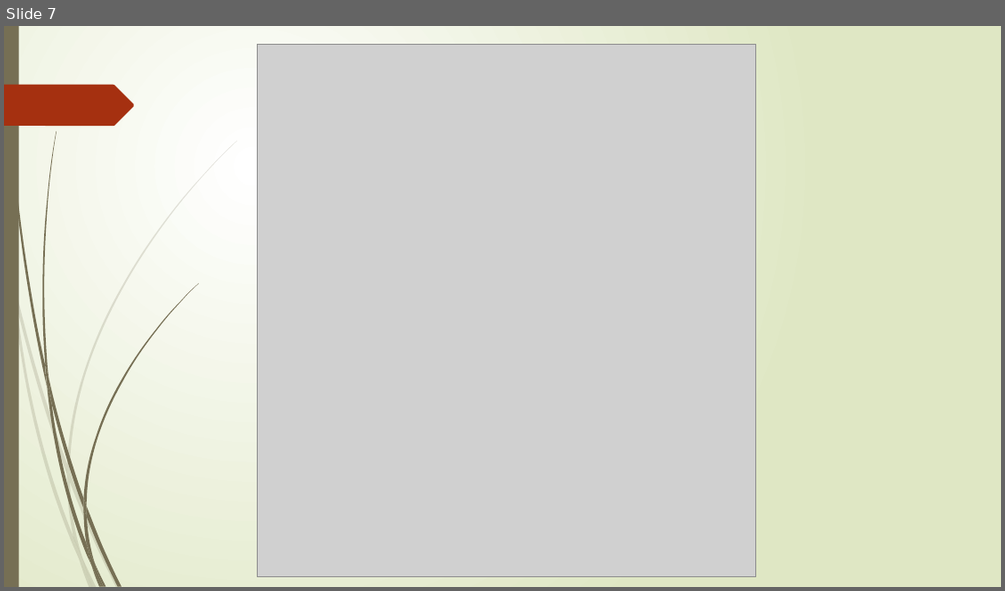
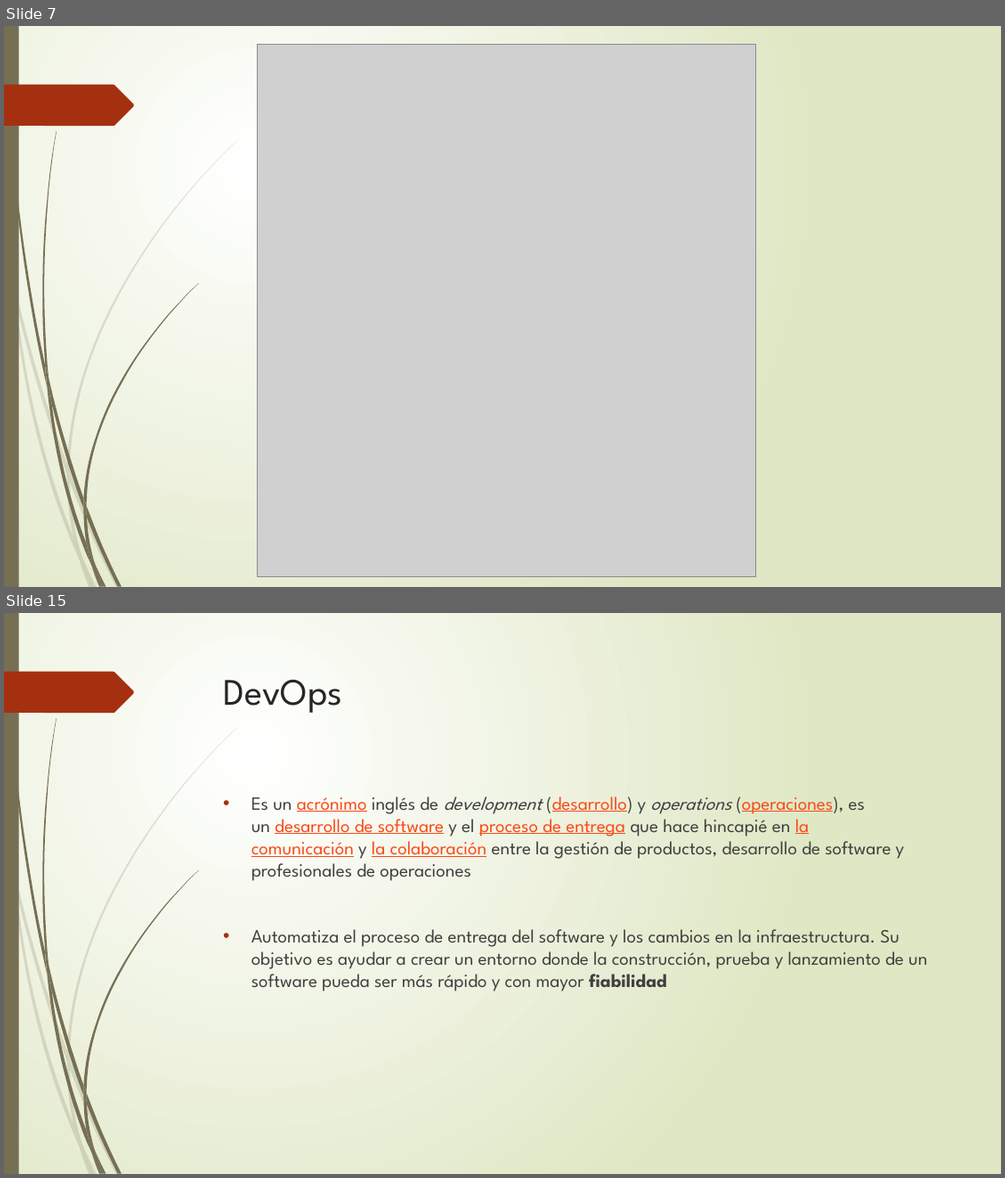
Before and after one commit to mickyys/ppt, a slide deck: Frontend.pptx. Shown one above the other, each under a label of ours: slide 7 before the commit, slides 7 and 15 after it; the slides between them are not shown. The pictures are 1005x591 and 1005x1178 pixels, drawn with LibreOffice and Linux fonts; fonts in the diff are those of the drawing; grey boxes stand for pictures. Boxes give left, top, right and bottom in pixels: in the first picture for what was removed or moved away, otherwise in the second. Text is boxed around its words. In the diff, an @@ line names an element or a change of style, - is before the commit and + after.

```diff
--- a/Frontend.pptx
+++ b/Frontend.pptx
@@ slide 15 added at [4,613,1001,1174], background gradient #FFFFFF to #DFE8C4; not listed: 24 template elements that a slide beside it also shows @@
@@ title added at [224,679,343,713], 36 pt, text #262626 @@
+DevOps
@@ text added at [251,796,927,991], 18 pt, text #404040 @@
+• Es un acrónimo inglés de development (desarrollo) y operations (operaciones), es un desarrollo de software y el proceso de entrega que hace hincapié en la comunicación y la colaboración entre la gestión de productos, desarrollo de software y profesionales de operaciones
+• Automatiza el proceso de entrega del software y los cambios en la infraestructura. Su objetivo es ayudar a crear un entorno donde la construcción, prueba y lanzamiento de un software pueda ser más rápido y con mayor fiabilidad
```
Also in this commit, not shown: 2 slides changed, 9 other slides added.
